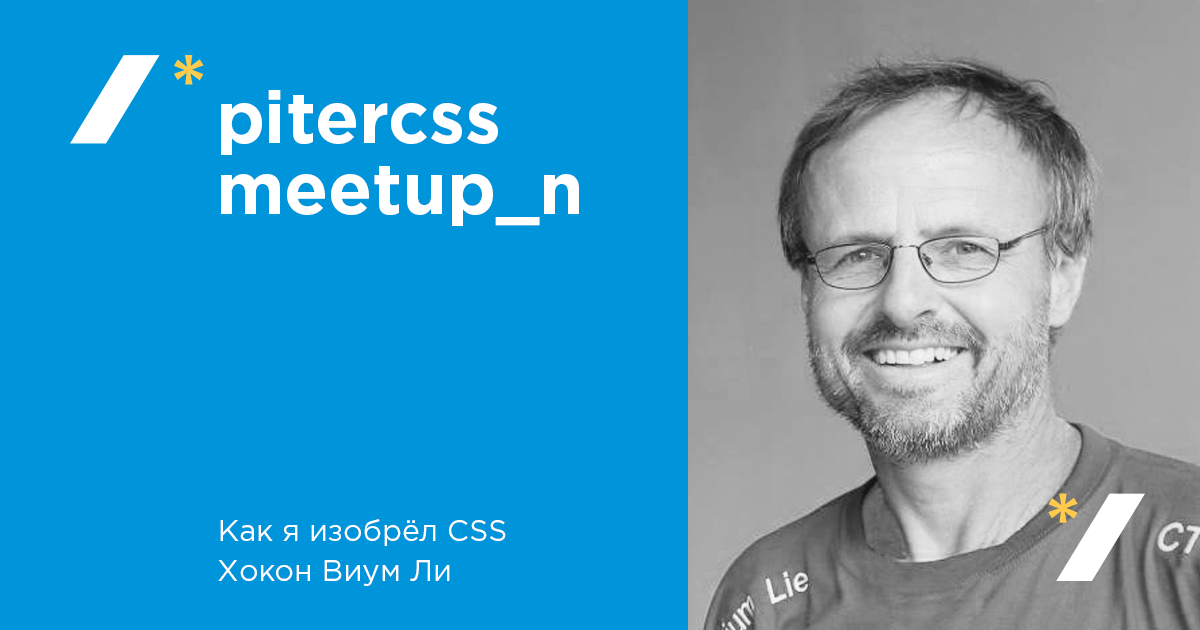
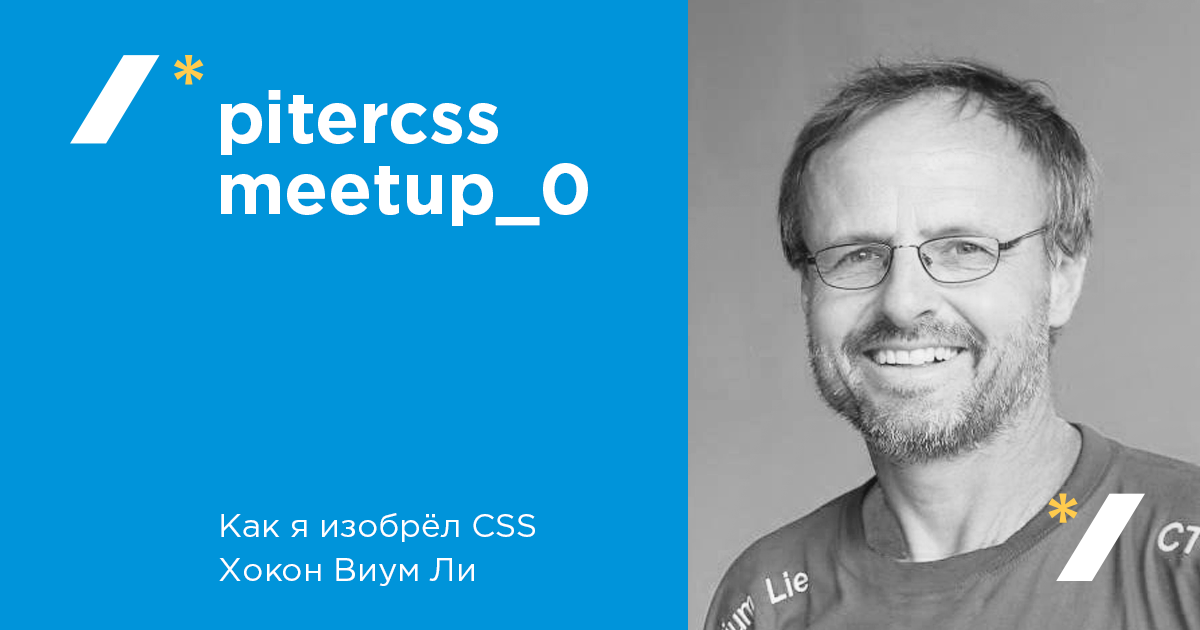
Layers edited between the first and the second 1200×630 image:
painted on "Как я изобрёл CSS Хокон Виум Ли" over (218, 513, 535, 586)
renamed "pitercss meetup_n" to "pitercss meetup_0", painted on it over (543, 163, 588, 215)
